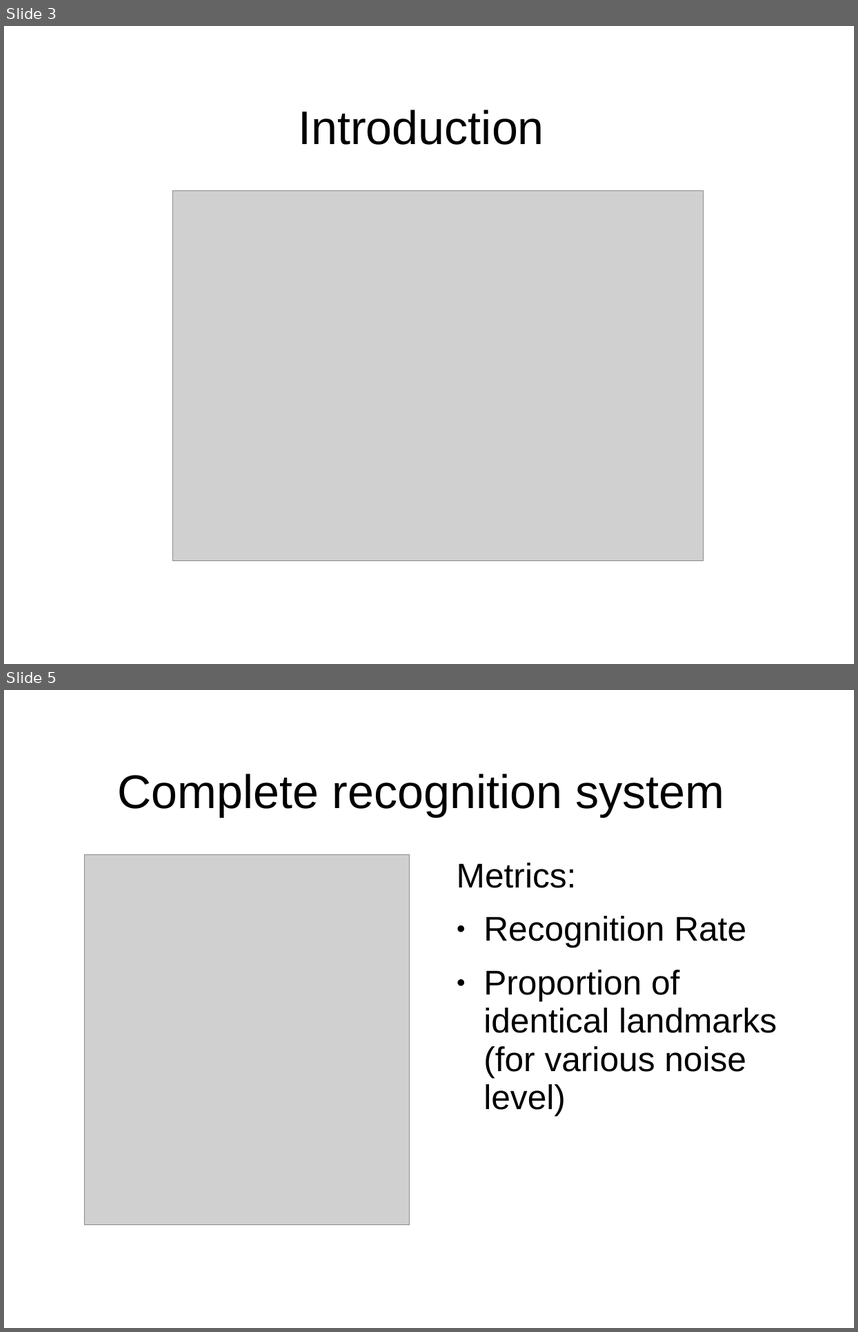
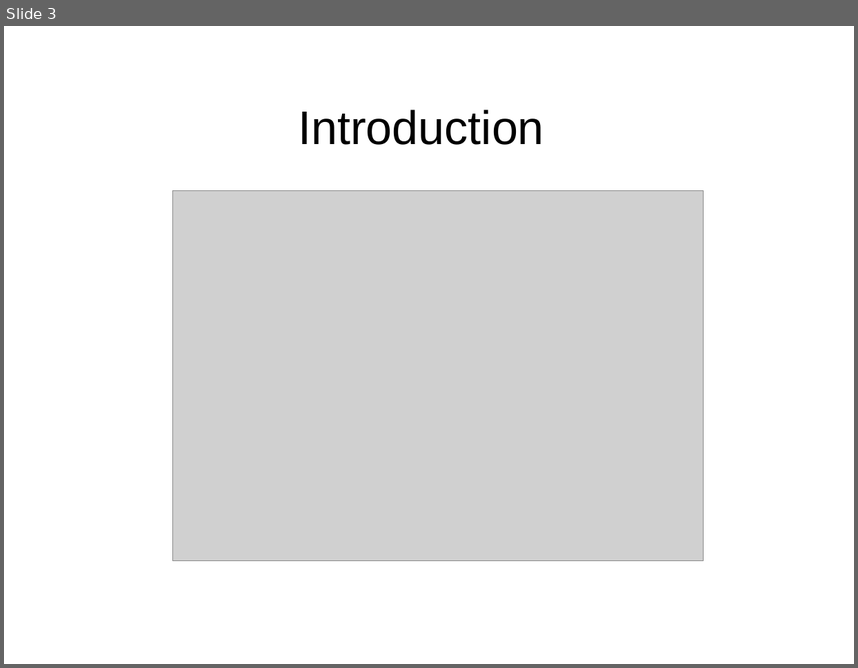
Before and after one commit to mmoussallam/audio-sketch, a slide deck: src/icassp14_fgpt/icassp14/slides.ppt. Shown one above the other, each under a label of ours: slides 3 and 5 before the commit, slide 3 after it; the slides between them are not shown. The pictures are 858x1332 and 858x668 pixels, drawn with LibreOffice and Linux fonts; fonts in the diff are those of the drawing; grey boxes stand for pictures; background and template pictures are left out. Boxes give left, top, right and bottom in pixels: in the first picture for what was removed or moved away, otherwise in the second. Text is boxed around its words. In the diff, an @@ line names an element or a change of style, - is before the commit and + after.

```diff
--- a/src/icassp14_fgpt/icassp14/slides.ppt
+++ b/src/icassp14_fgpt/icassp14/slides.ppt
@@ slide 5 removed at <box>4,690,854,1328</box>, background picture (left out) @@
@@ title removed at <box>117,773,724,817</box> @@
-Complete recognition system
@@ picture removed at <box>84,854,410,1225</box> @@
@@ text removed at <box>457,862,777,1116</box> @@
-Metrics:
-● Recognition Rate
-● Proportion of identical landmarks (for various noise level)
```
Also in this commit, not shown: 3 slides changed, 5 slides added.
